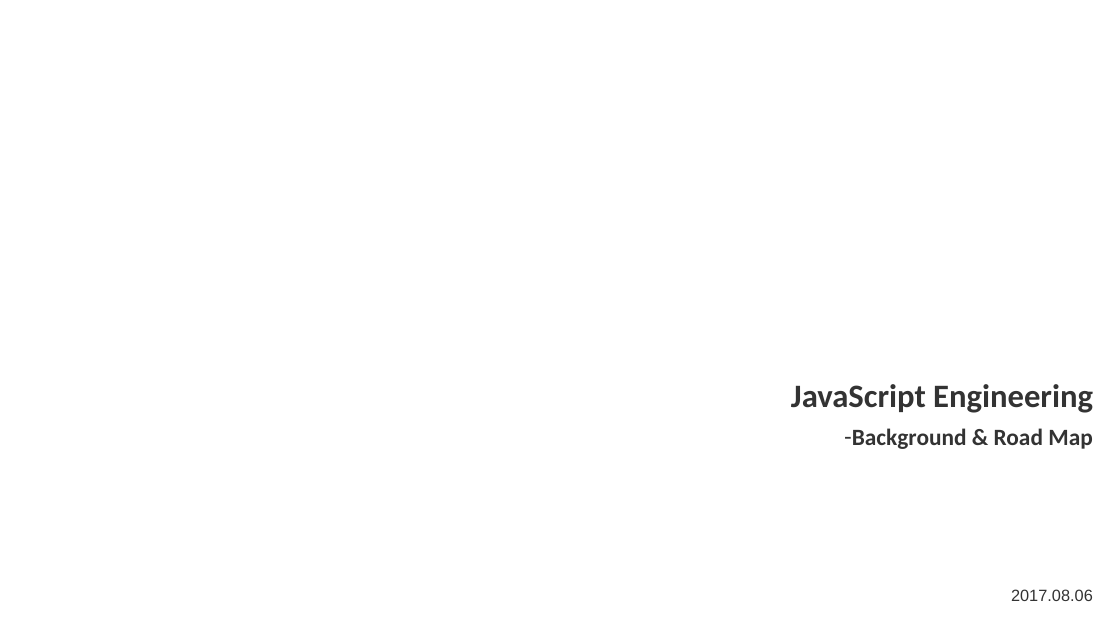
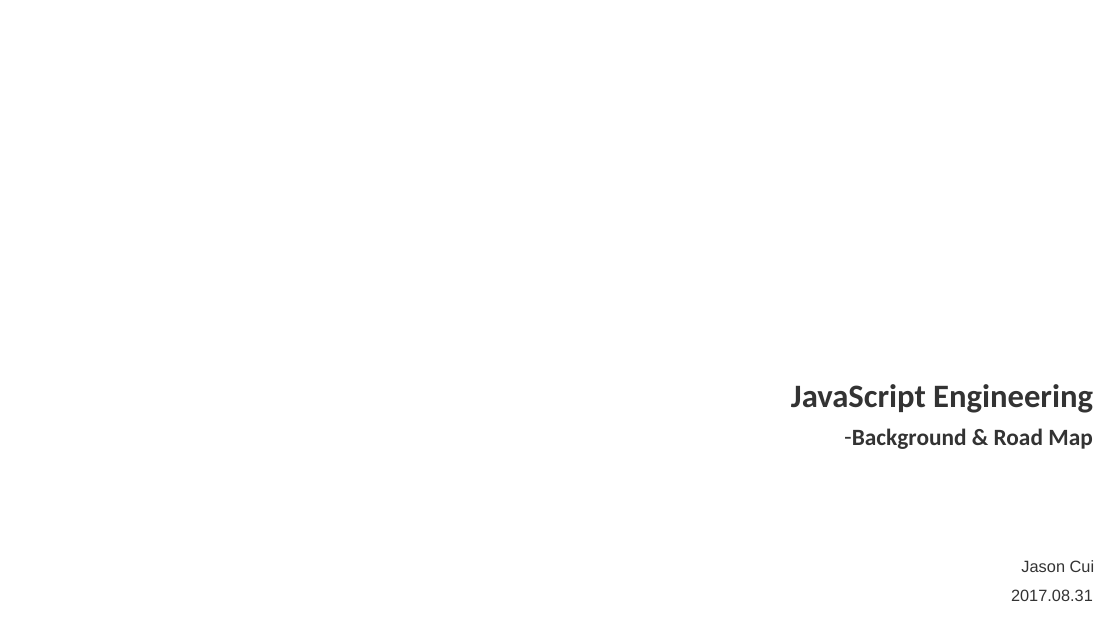
Before and after one commit to WenhaoXu/full-stack-web-course, a slide deck: slide 1 of engineering/2017/materials/ppt/background.pptx. Drawn at 1120x630 pixels with LibreOffice and Linux fonts; fonts in the diff are those of the drawing; background and template pictures are left out. Boxes give left, top, right and bottom in pixels: in the first picture for what was removed or moved away, otherwise in the second. Text is boxed around its words. In the diff, an @@ line names an element or a change of style, - is before the commit and + after.

```diff
--- a/engineering/2017/materials/ppt/background.pptx
+++ b/engineering/2017/materials/ppt/background.pptx
@@ text added at (1021,560,1095,572), 14 pt, text #333333 @@
+Jason Cui
@@ text at (1011,589,1093,601): text changed @@
-2017.08.06
+2017.08.31
```
Also in this commit, not shown: 3 other files.
